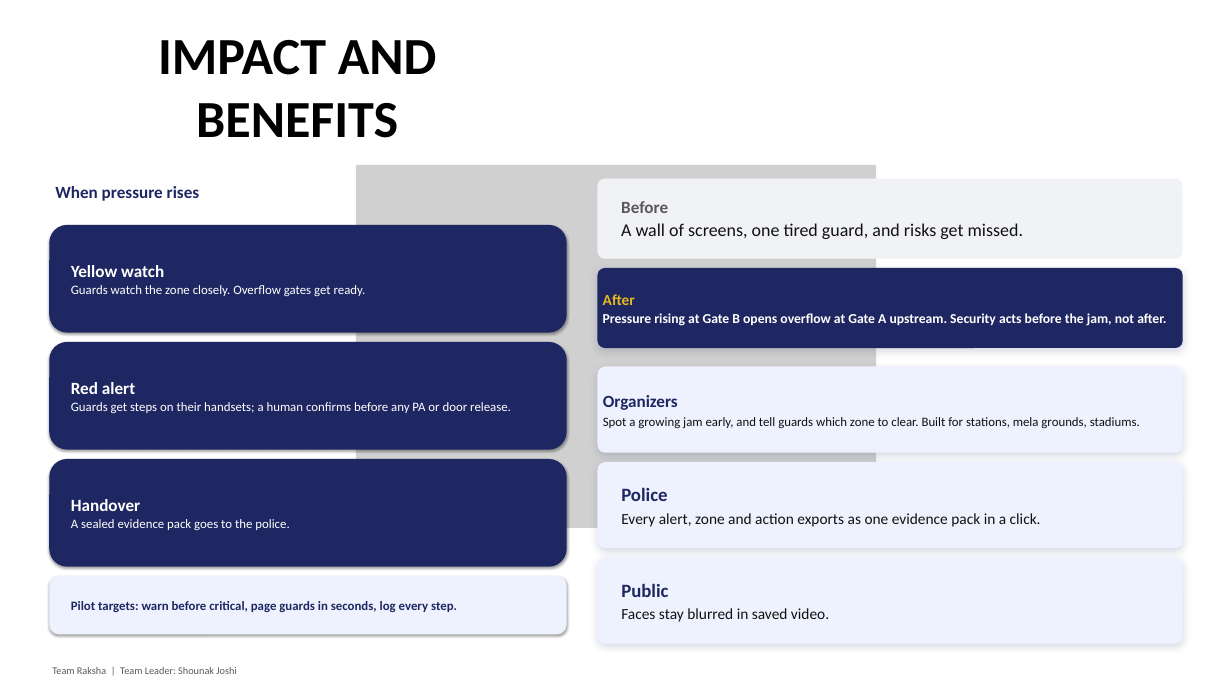
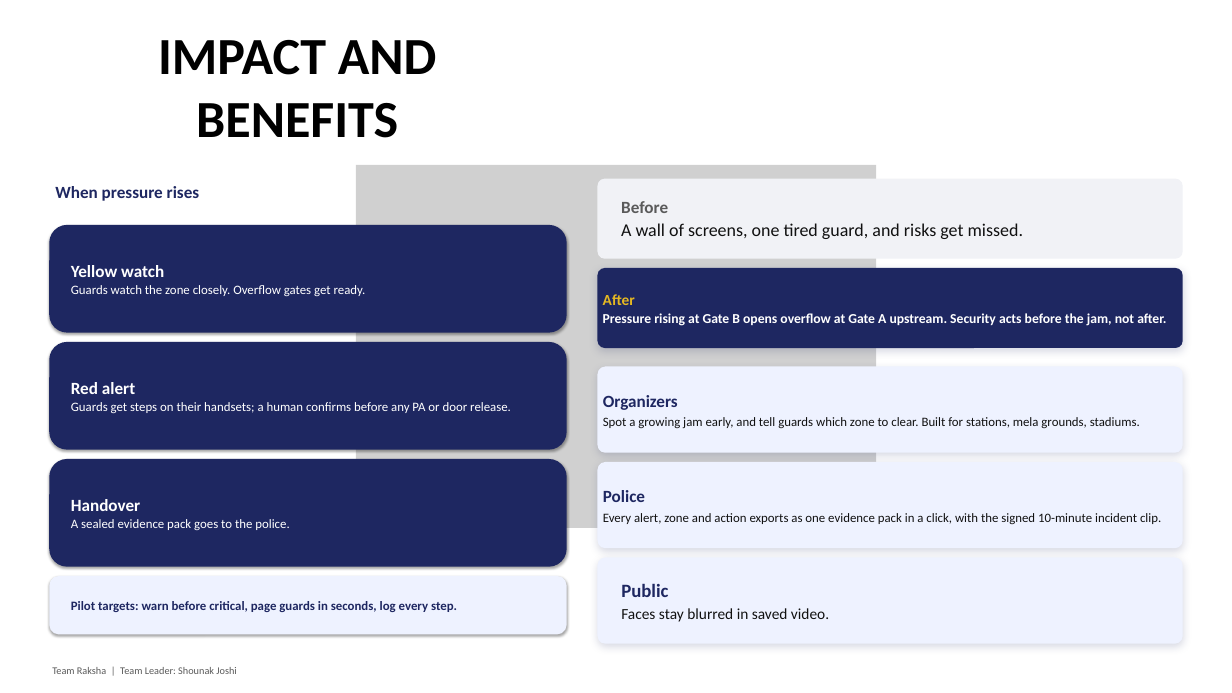
Before and after one commit to shounakjoshi88-a11y/raksha-crowd-safety-hackathon, a slide deck: slide 5 of deck/Raksha_Hackathon2026_Simplified.pptx. Drawn at 1232x693 pixels with LibreOffice and Linux fonts; fonts in the diff are those of the drawing; grey boxes stand for pictures. Boxes give left, top, right and bottom in pixels: in the first picture for what was removed or moved away, otherwise in the second. Text is boxed around its words. In the diff, an @@ line names an element or a change of style, - is before the commit and + after.

Commit message:
fix: remove side-track box, ring-buffer evidence logic, PTZ fallback

```diff
--- a/deck/Raksha_Hackathon2026_Simplified.pptx
+++ b/deck/Raksha_Hackathon2026_Simplified.pptx
@@ text in rounded rectangle at [603, 490, 645, 502]: size 22 to 20 pt in "Police" @@
@@ text in rounded rectangle at [603, 513, 1161, 524]: text changed; size 18 to 15 pt @@
-Every alert, zone and action exports as one evidence pack in a click.
+Every alert, zone and action exports as one evidence pack in a click, with the signed 10-minute incident clip.
```
Also in this commit, not shown: 2 other slides changed, 2 other files.
